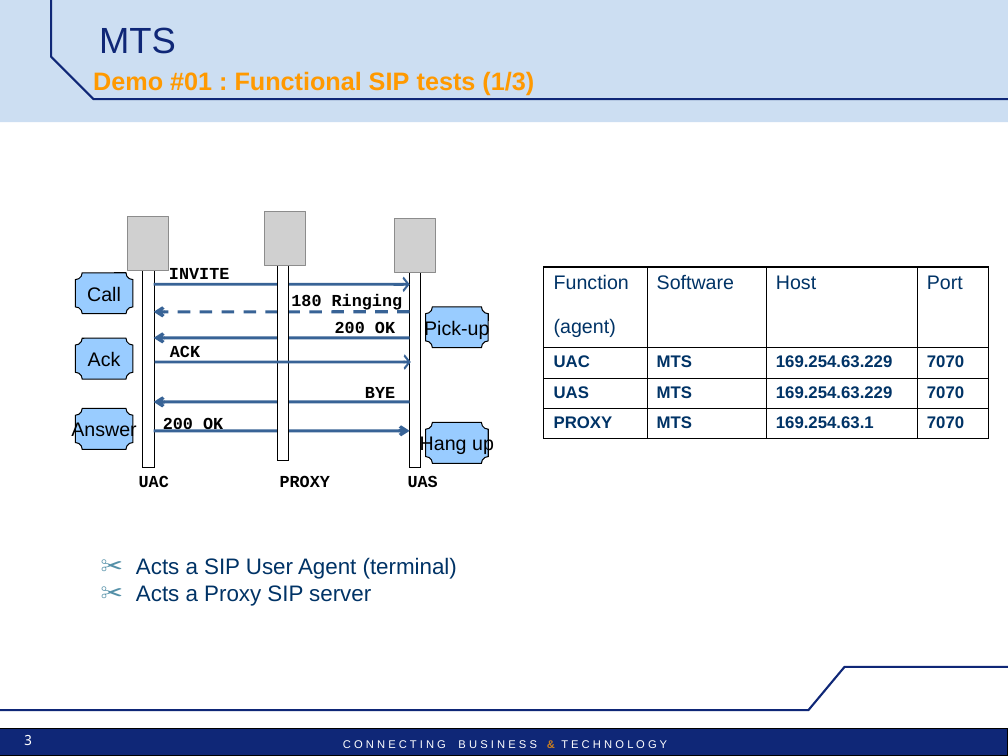
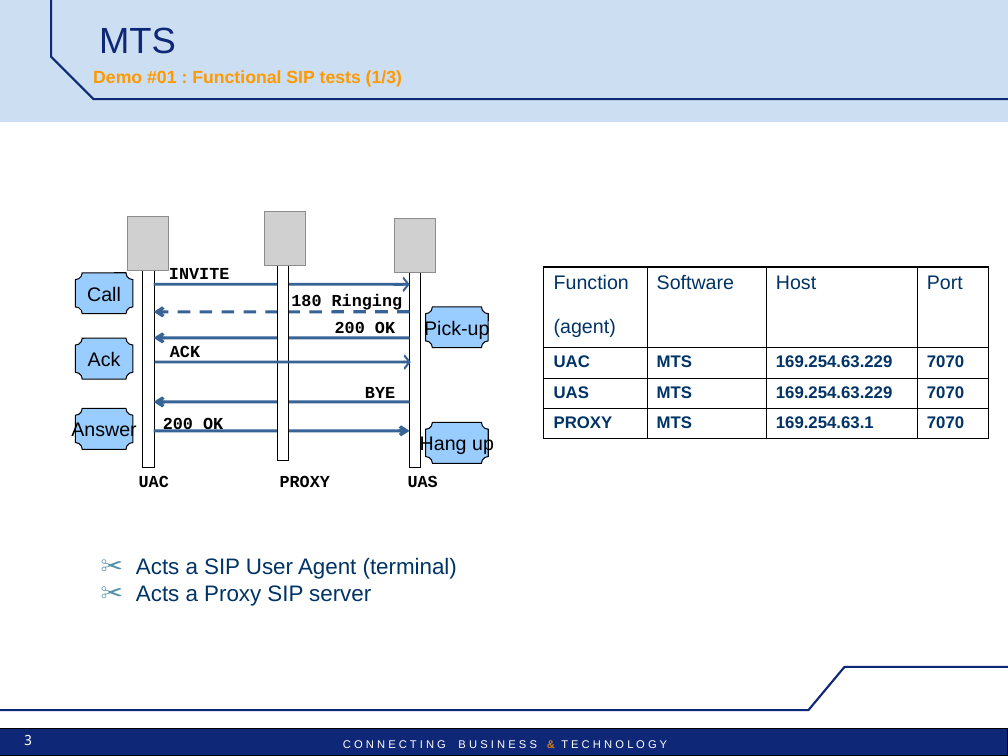
Before and after one commit to uttamhoode9/mts-trunk, a slide deck: slide 3 of mts/src/main/doc/MTS_pres_demos.ppt. Drawn at 1008x756 pixels with LibreOffice and Linux fonts; fonts in the diff are those of the drawing; grey boxes stand for pictures; background and template pictures are left out. Boxes give left, top, right and bottom in pixels: in the first picture for what was removed or moved away, otherwise in the second. Text is boxed around its words. In the diff, an @@ line names an element or a change of style, - is before the commit and + after.

```diff
--- a/mts/src/main/doc/MTS_pres_demos.ppt
+++ b/mts/src/main/doc/MTS_pres_demos.ppt
@@ text "Demo #01 : Functional SIP ..." at (x1=93, y1=70, x2=402, y2=87): size 18 to 12.6 pt @@
```
Also in this commit, not shown: 25 other slides changed, 31 other files.
